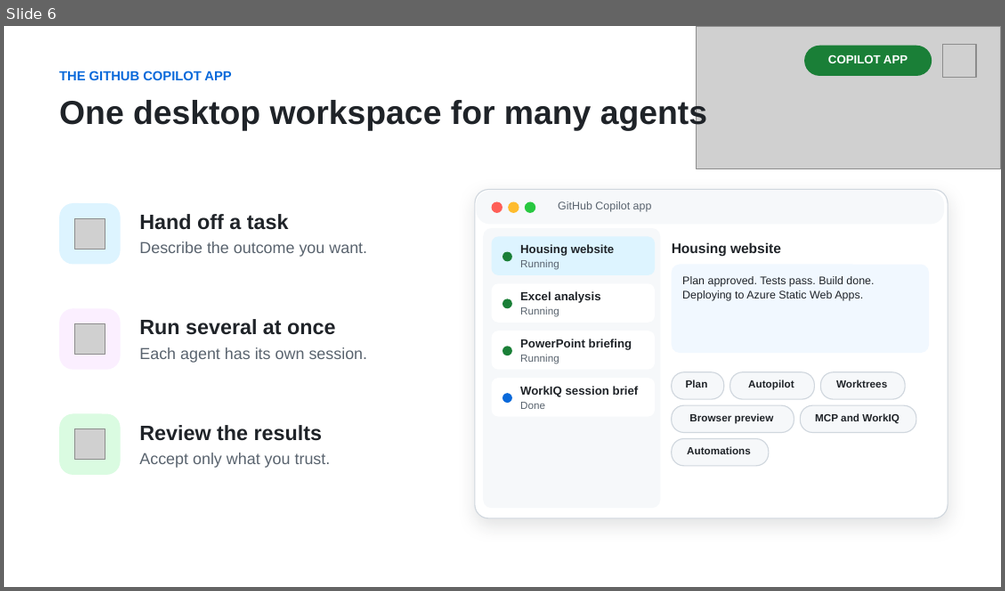
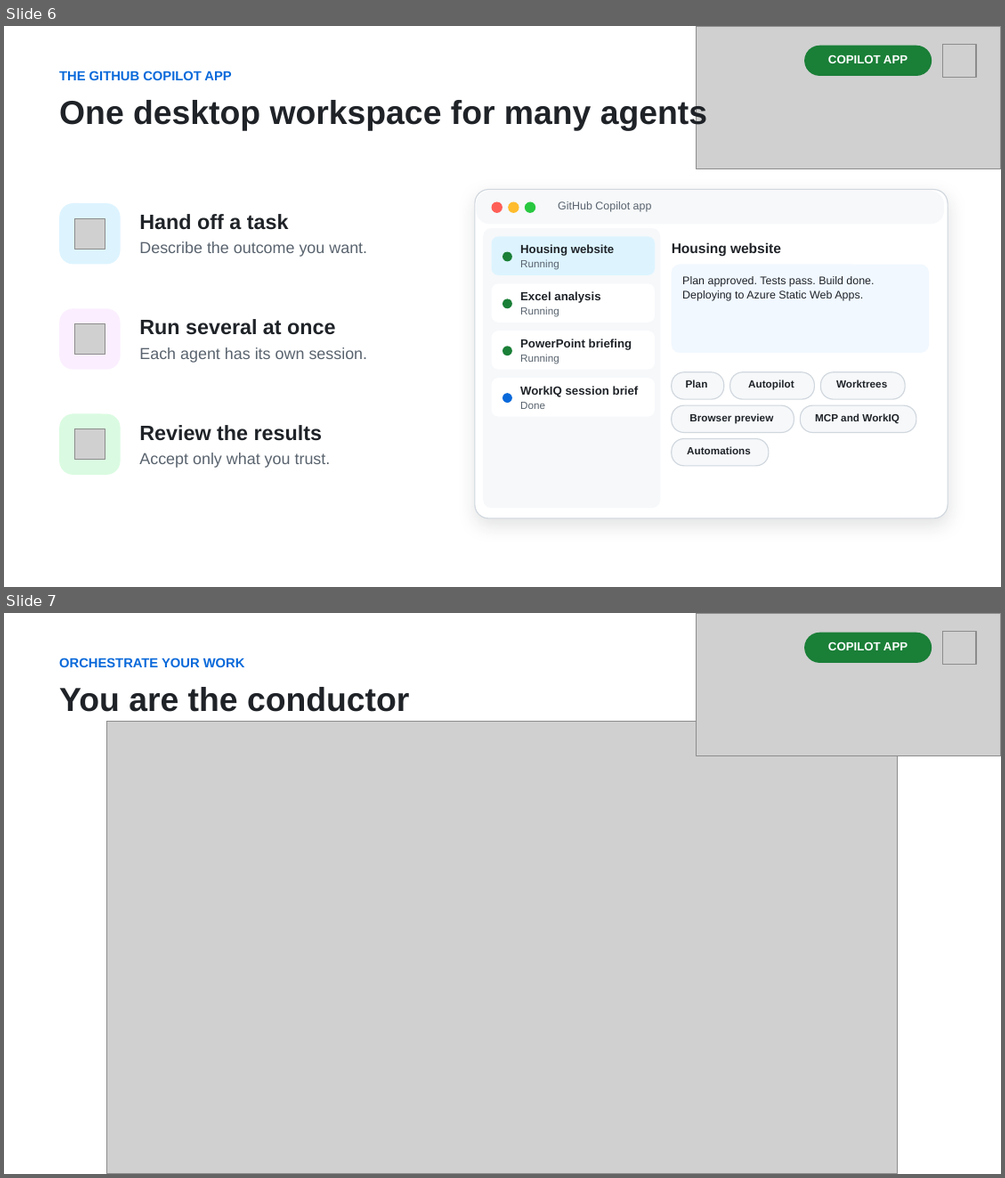
Before and after one commit to DanWahlin/housing-market-demo, a slide deck: talk/copilot-app-put-ai-agents-to-work.pptx. Shown one above the other, each under a label of ours: slide 6 before the commit, slides 6 and 7 after it. The pictures are 1005x591 and 1005x1178 pixels, drawn with LibreOffice and Linux fonts; fonts in the diff are those of the drawing; grey boxes stand for pictures. Boxes give left, top, right and bottom in pixels: in the first picture for what was removed or moved away, otherwise in the second. Text is boxed around its words. In the diff, an @@ line names an element or a change of style, - is before the commit and + after.

```diff
--- a/talk/copilot-app-put-ai-agents-to-work.pptx
+++ b/talk/copilot-app-put-ai-agents-to-work.pptx
@@ slide 7 added at <box>4,613,1001,1174</box>, background #FFFFFF @@
@@ picture added at <box>696,613,1001,755</box> @@
@@ rounded rectangle added at <box>804,632,932,663</box>, fill #1A7F37 @@
@@ picture added at <box>943,631,976,664</box> @@
@@ text added at <box>59,657,245,667</box>, 9.5 pt, text #0969DA, bold @@
+ORCHESTRATE YOUR WORK
@@ text added at <box>828,641,907,650</box>, 8.5 pt, text #FFFFFF, bold @@
+COPILOT APP
@@ text added at <box>59,687,409,712</box>, 24 pt, text #1F2328, bold @@
+You are the conductor
@@ picture added at <box>106,721,898,1173</box> @@
```
Also in this commit, not shown: 1 other slide added, 1 other file.
